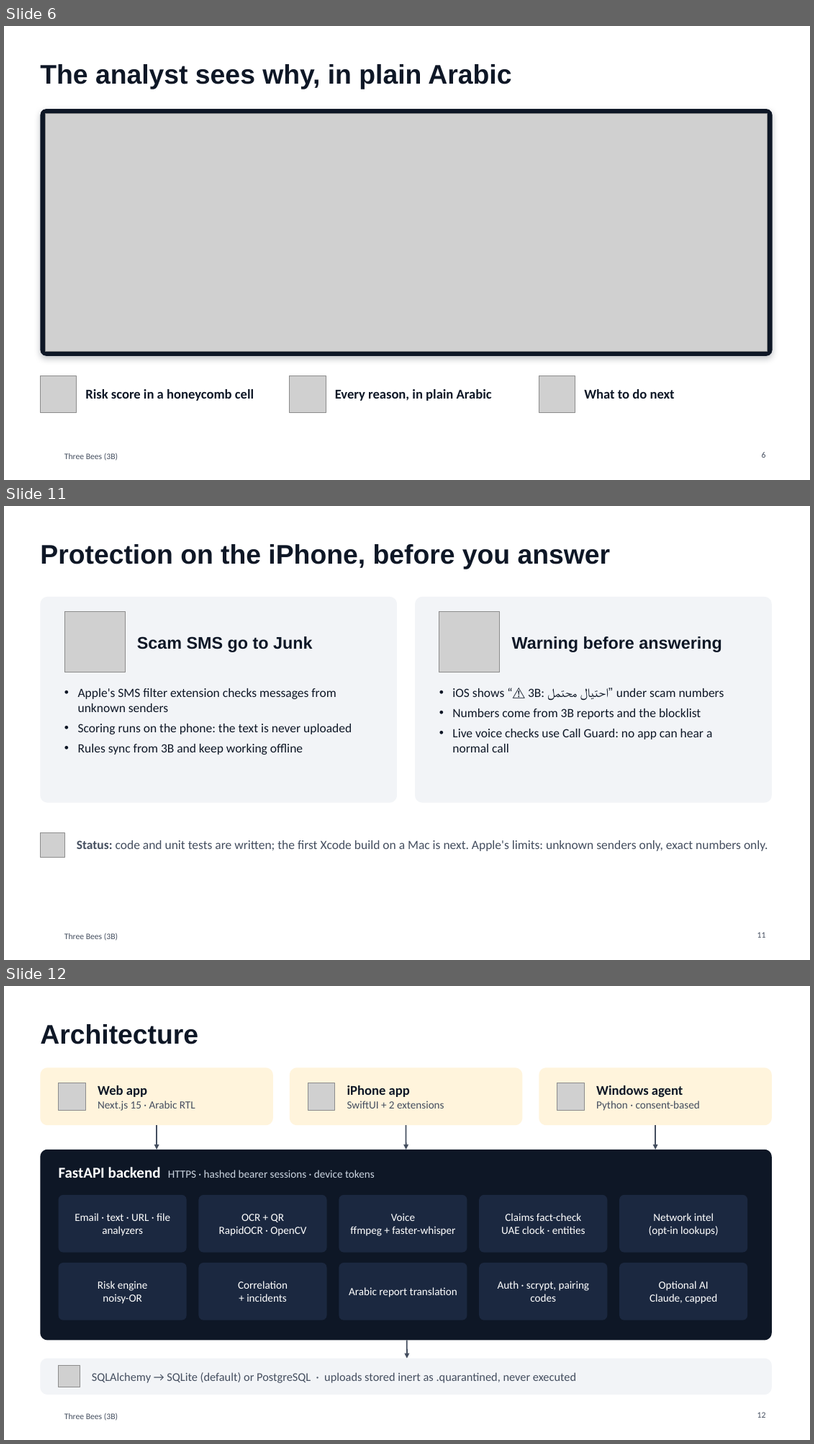
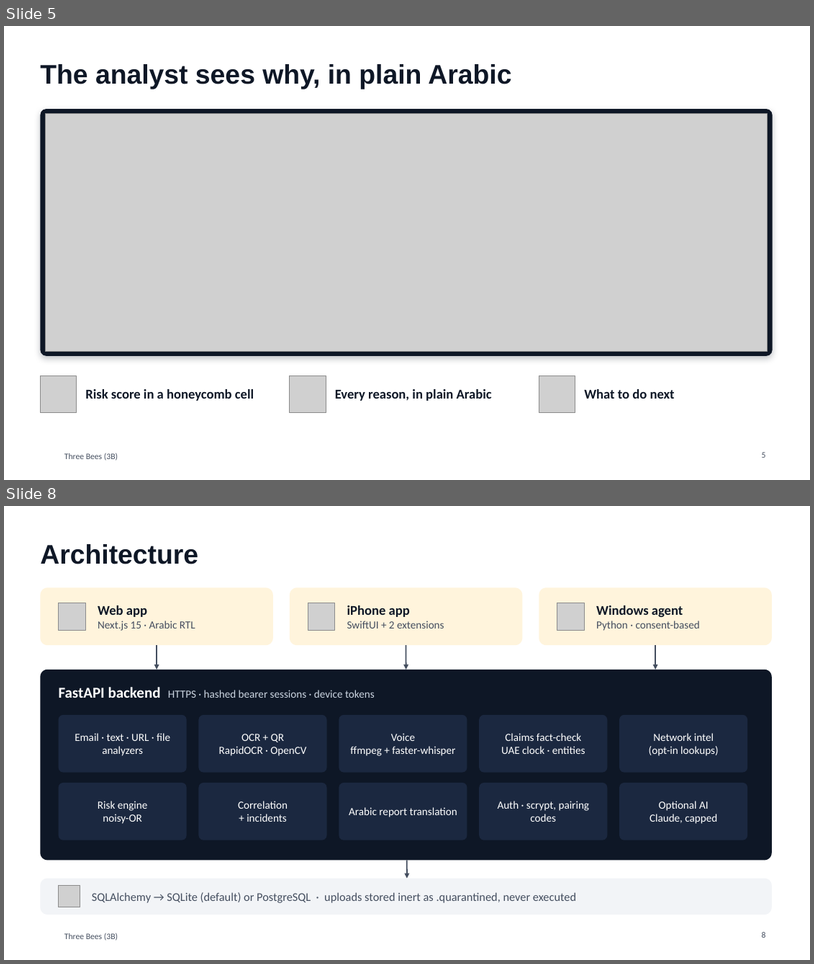
Before and after one commit to Mezx-1/three-bees, a slide deck: docs/presentation/ThreeBees_3B.pptx. Shown one above the other, each under a label of ours: slides 6, 11 and 12 before the commit, slides 5 and 8 after it; the slides between them are not shown. The pictures are 814x1444 and 814x964 pixels, drawn with LibreOffice and Linux fonts; fonts in the diff are those of the drawing; grey boxes stand for pictures; background and template pictures are left out. Boxes give left, top, right and bottom in pixels: in the first picture for what was removed or moved away, otherwise in the second. Text is boxed around its words. In the diff, an @@ line names an element or a change of style, - is before the commit and + after.

```diff
--- a/docs/presentation/ThreeBees_3B.pptx
+++ b/docs/presentation/ThreeBees_3B.pptx
@@ slide 11 removed at (x1=4, y1=506, x2=810, y2=960), background #FFFFFF; not listed: 1 template element that a slide beside it also shows @@
@@ title removed at (x1=40, y1=544, x2=611, y2=569) @@
-Protection on the iPhone, before you answer
@@ rounded rectangle removed at (x1=40, y1=597, x2=397, y2=803) @@
@@ picture removed at (x1=64, y1=611, x2=125, y2=672) @@
@@ rounded rectangle removed at (x1=415, y1=597, x2=772, y2=803) @@
@@ picture removed at (x1=440, y1=611, x2=500, y2=672) @@
@@ text removed at (x1=137, y1=636, x2=312, y2=652) @@
-Scam SMS go to Junk
@@ text removed at (x1=512, y1=636, x2=722, y2=652) @@
-Warning before answering
@@ text removed at (x1=78, y1=688, x2=352, y2=754) @@
-• Apple's SMS filter extension checks messages from unknown senders
-• Scoring runs on the phone: the text is never uploaded
-• Rules sync from 3B and keep working offline
@@ text removed at (x1=453, y1=687, x2=725, y2=752) @@
-• iOS shows “⚠️ 3B: احتيال محتمل” under scam numbers
-• Numbers come from 3B reports and the blocklist
-• Live voice checks use Call Guard: no app can hear a normal call
@@ picture removed at (x1=40, y1=833, x2=64, y2=857) @@
@@ text removed at (x1=77, y1=840, x2=769, y2=851) @@
-Status: code and unit tests are written; the first Xcode build on a Mac is next. Apple's limits: unknown senders only, exact numbers only.
@@ page number removed at (x1=758, y1=932, x2=766, y2=937) @@
-11
@@ what was slide 6 is now slide 5 @@
@@ page number at (x1=762, y1=452, x2=766, y2=457): text changed @@
-6
+5
@@ what was slide 12 is now slide 8 @@
@@ page number at (x1=762, y1=932, x2=766, y2=937): text changed @@
-12
+8
```
Also in this commit, not shown: 1 slide changed, 2 slides added, 8 other slides removed.
